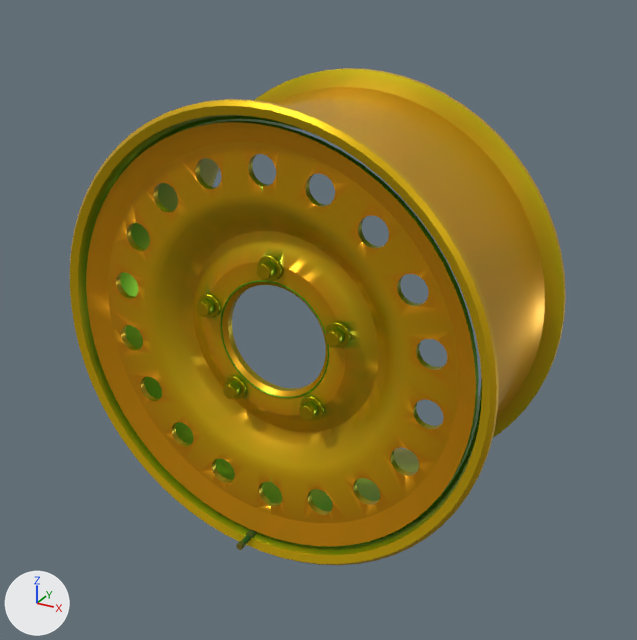
The glTF model model/parts/rim_FL_steel.glb as it was, and as the next commit left it.
Before and after are seen from a 50 mm lens placed at (-1.226, -1.565, 0.756), pointed at (-1.631, -0.828, 0.387). The lights are fixed; the arrows at lower left show +X, +Y and +Z. The picture after the commit comes second. Where no turn or scale is listed for an object, it has been applied to the vertices. Vertices at exactly the same position are counted once.

Names of what the first picture shows: 'black', 'chrome', 'rim'.
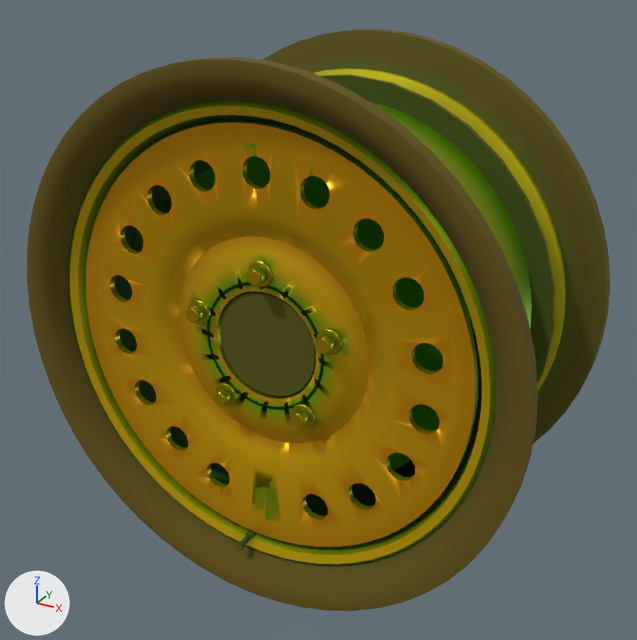
Edits to the bpy script that builds the scene:
```text
Add mat_brake:
    mat_brake = bpy.data.materials.new('brake')
    # nodes: BsdfPrincipled, Mix, OutputMaterial, VertexColor
    # colours: light grey #ccd1d4, mixed with the vertex colours
Add mat_tyre:
    mat_tyre = bpy.data.materials.new('tyre')
    # nodes: BsdfPrincipled, Mix, OutputMaterial, VertexColor
    # colours: dark grey #63676c, mixed with the vertex colours
Change me_rim:
    used by ob_rim; location = (-1.635, -0.825, 0.396)
    remove me_rim.from_pydata(...)  # 3682 vertices, 7360 faces; spans x -0.231..0.231, y -0.118..0.107, z -0.231..0.231
    add me_rim.from_pydata(...)  # 3142 vertices, 6227 faces; spans x -0.231..0.231, y -0.118..0.107, z -0.231..0.231
    me_rim part 1: the loose piece of 2274 vertices spanning x -0.212..0.212, y -0.11..-0.065, z -0.212..0.212 is rebuilt with 2182 vertices and now spans x -0.212..0.212, y -0.111..-0.087, z -0.212..0.212
    me_rim part 2: the loose piece of 192 vertices spanning x -0.062..0.062, y -0.087..-0.078, z -0.062..0.062 is deleted
    me_rim part 3: 256 vertices removed from x -0.213..0.213, y -0.1..0.1, z -0.213..0.213
    me_rim part 4: 1773 kept faces spanning x -0.231..0.231, y -0.118..0.107, z -0.231..0.231 get new vertex colours
Change me_chrome:
    used by ob_chrome; location = (-1.635, -0.825, 0.396)
    remove me_chrome.from_pydata(...)  # 500 vertices, 960 faces; spans x -0.084..0.084, y -0.101..-0.087, z -0.073..0.087
    add me_chrome.from_pydata(...)  # 500 vertices, 960 faces; spans x -0.084..0.084, y -0.118..-0.104, z -0.073..0.087
    me_chrome part 10: the whole mesh is moved by (0.0, -0.017, 0.0)
Change me_black:
    used by ob_black; location = (-1.635, -0.825, 0.396)
    remove me_black.from_pydata(...)  # 72 vertices, 132 faces; spans x -0.0225..-0.0125, y -0.1327..-0.1046, z -0.2233..-0.2133
    add me_black.from_pydata(...)  # 592 vertices, 1032 faces; spans x -0.229..0.229, y -0.1327..0.1016, z -0.229..0.229
    me_black part 5: a new loose piece, a 32-sided cylinder along y spanning x -0.229..0.229, y 0.0661..0.072, z -0.229..0.229, in mat_black
    me_black part 6: a new loose piece, a 24-sided cylinder along y spanning x -0.053..0.053, y -0.0986..-0.0789, z -0.053..0.053, in mat_black
    me_black part 7: a new loose piece of 384 vertices spanning x -0.2159..0.2159, y -0.1016..0.1016, z -0.2159..0.2159, in mat_black
    me_black part 8: a new loose piece of 24 vertices spanning x -0.1853..-0.1047, y -0.0858..-0.0266, z 0.0096..0.1104, in mat_black
    me_black part 9: 60 kept faces spanning x -0.0225..-0.0125, y -0.1327..-0.1046, z -0.2233..-0.2133 get new vertex colours
Add me_brake:
    me_brake.from_pydata(...)  # 752 vertices, 1416 faces; spans x -0.177..0.177, y -0.116..-0.022, z -0.177..0.177
    me_brake.materials.append(mat_brake)
Add me_tyre:
    me_tyre.from_pydata(...)  # 896 vertices, 1792 faces; spans x -0.267..0.267, y -0.139..0.139, z -0.267..0.267
    me_tyre.materials.append(mat_tyre)
Add ob_brake:
    ob_brake = bpy.data.objects.new('brake', me_brake)
    ob_brake.location = (-1.635, -0.825, 0.396)
Add ob_tyre:
    ob_tyre = bpy.data.objects.new('tyre', me_tyre)
    ob_tyre.location = (-1.635, -0.825, 0.396)
```

Where the change shows, as pixel boxes [x1, y1, x2, y2] in the pictures (637 x 640 px):
'tyre', added: after [27, 29, 610, 611]
'black', reshaped (1909% wider, 2064% taller): before [236, 529, 257, 550]; after [114, 75, 555, 550]
'brake', added (mostly hidden): after [195, 156, 471, 470]
'chrome', moved: before [196, 255, 351, 421]; after [186, 260, 342, 429]
part 1 of me_rim, rebuilt: before [86, 121, 479, 546]; after [86, 121, 478, 547]
part 2 of me_rim, deleted: before [220, 280, 329, 399]
part 3 of me_rim, deleted (mostly hidden): before [120, 116, 482, 540]
part 4 of me_rim, recoloured: [70, 68, 566, 565] in both
part 5 of me_black, added: after [281, 75, 555, 403]
part 6 of me_black, added: after [220, 291, 316, 396]
part 7 of me_black, added (mostly hidden): after [114, 116, 482, 536]
part 8 of me_black, added: after [131, 197, 172, 252]
part 9 of me_black, recoloured: [236, 530, 257, 549] in both
